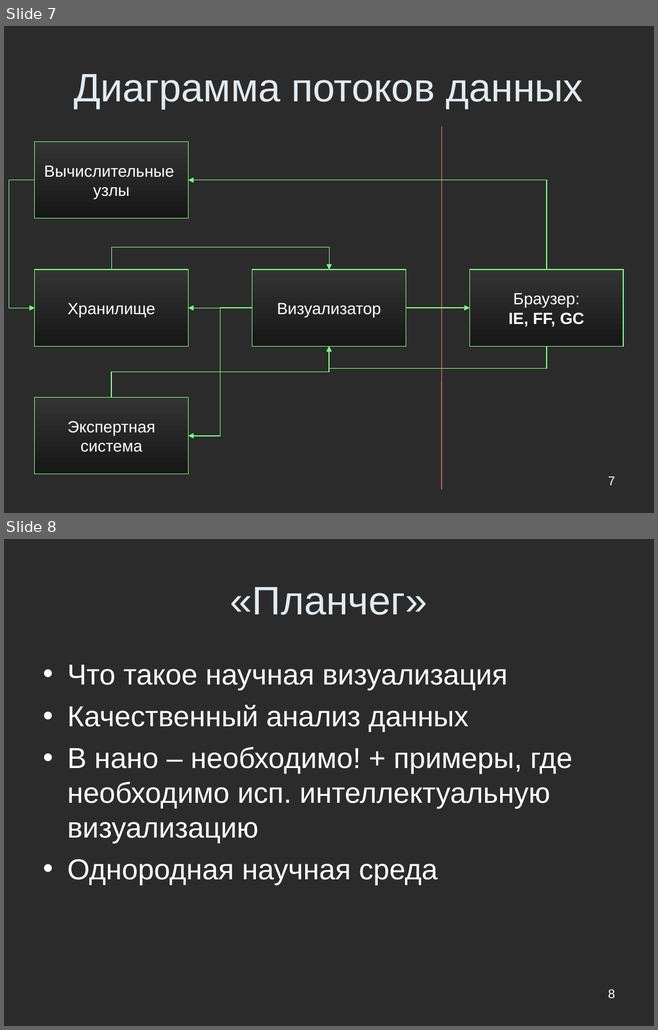
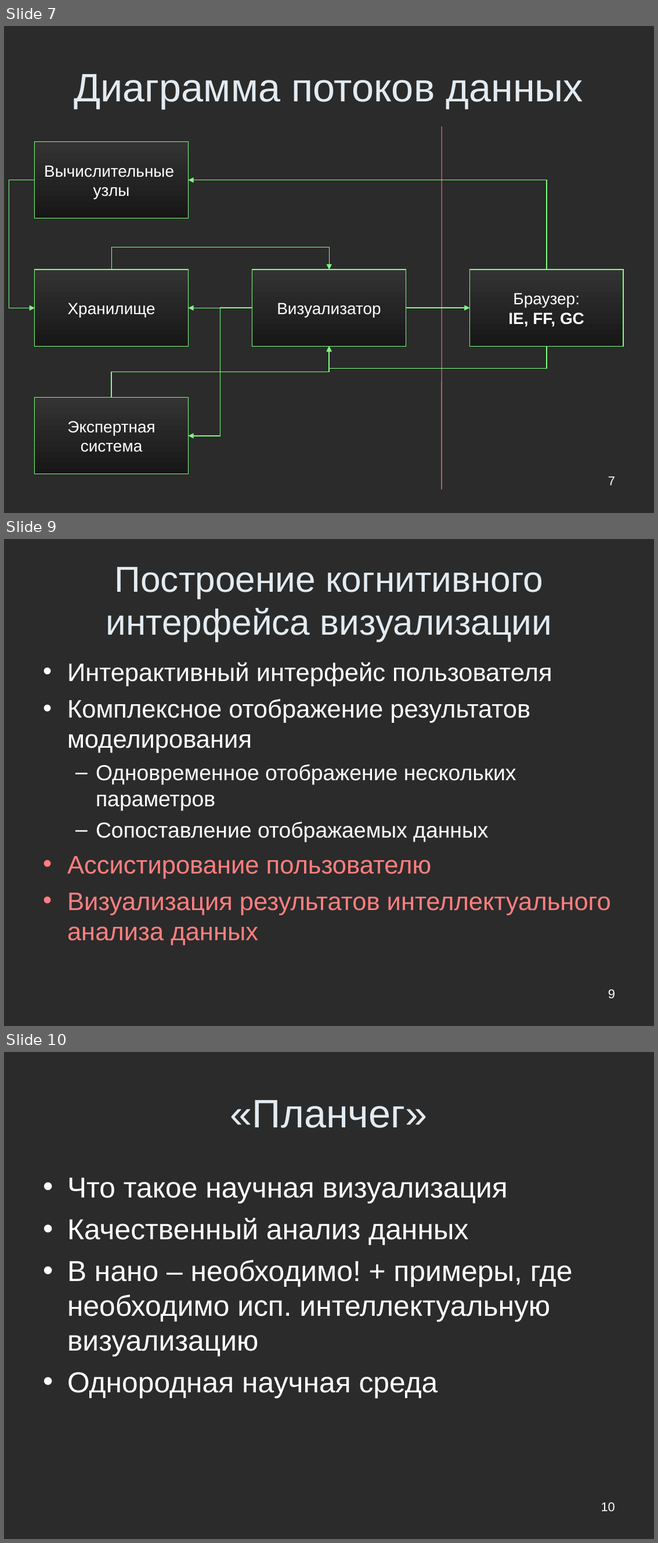
Before and after one commit to Jacobi20/nano-vis, a slide deck: trunk/docs/cys2010.ppt. Shown one above the other, each under a label of ours: slides 7 and 8 before the commit, slides 7, 9 and 10 after it; the slides between them are not shown. The pictures are 658x1030 and 658x1543 pixels, drawn with LibreOffice and Linux fonts; fonts in the diff are those of the drawing; background and template pictures are left out; a plain dark background stands for a picture behind light text. Boxes give left, top, right and bottom in pixels: in the first picture for what was removed or moved away, otherwise in the second. Text is boxed around its words. In the diff, an @@ line names an element or a change of style, - is before the commit and + after.

```diff
--- a/trunk/docs/cys2010.ppt
+++ b/trunk/docs/cys2010.ppt
@@ slide 9 added at bbox=[4, 539, 654, 1026], background picture (left out) @@
@@ title added at bbox=[106, 567, 552, 641], 40 pt, text #E3EBF1 @@
+Построение когнитивного интерфейса визуализации
@@ text added at bbox=[67, 662, 611, 946], 28 pt, text #FFFFFF @@
+• Интерактивный интерфейс пользователя
+• Комплексное отображение результатов моделирования
+  – Одновременное отображение нескольких параметров
+  – Сопоставление отображаемых данных
+• Ассистирование пользователю
+• Визуализация результатов интеллектуального анализа данных
@@ page number added at bbox=[608, 990, 615, 998], 14 pt, text #FFFFFF @@
+9
@@ what was slide 8 is now slide 10 @@
@@ page number at bbox=[601, 1503, 615, 1511]: text changed @@
-8
+10
```
Also in this commit, not shown: 1 other slide added, 4 other files.
